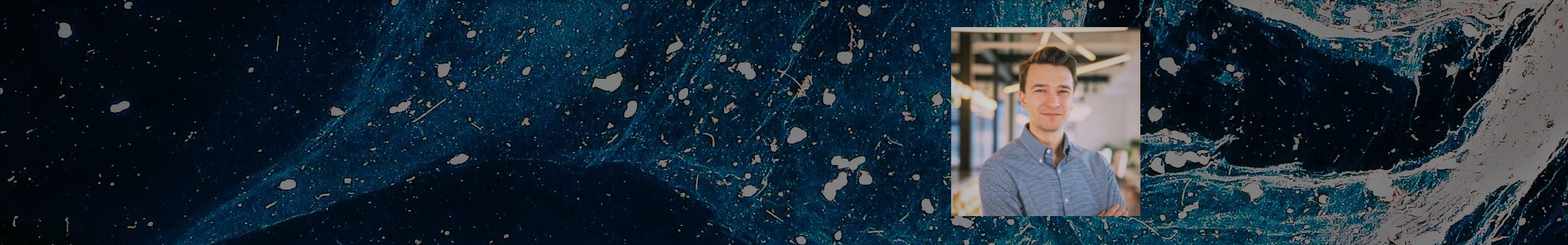
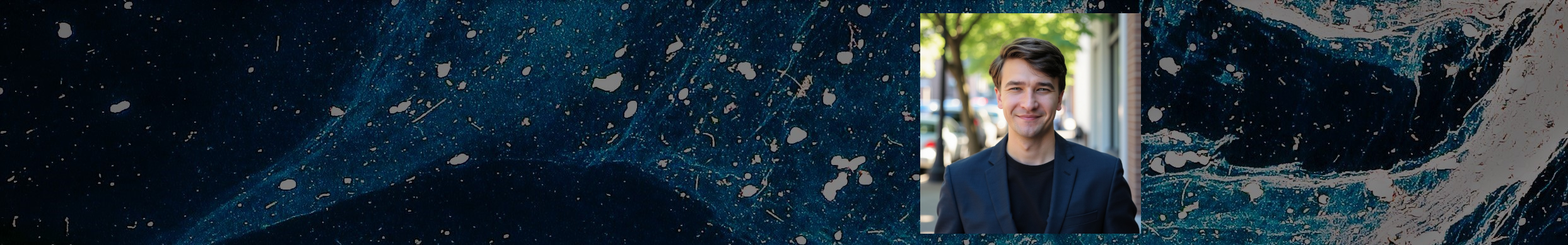
Comparing the layer stacks of the two 1568×245 images. Changes:
renamed "CMD_Headshot.jpg" to "039-Em8y9RpUl0k.jpeg", painted on it over (920, 13, 1141, 235)
